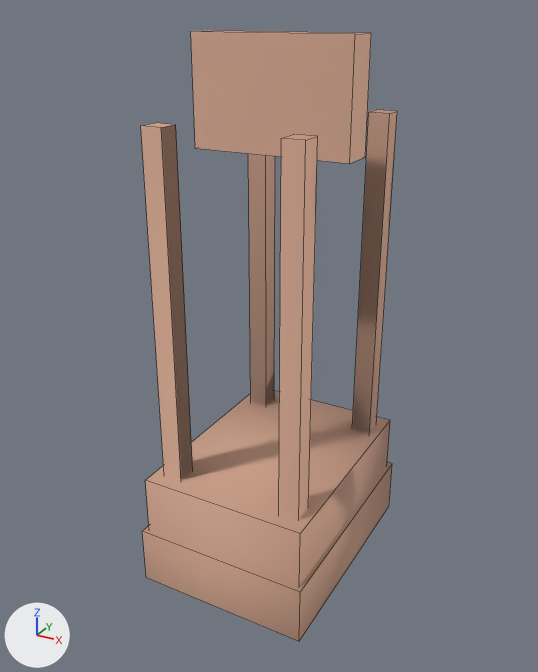
One commit to the OBJ model assets/models/sanctuary_of_vulcan.obj: the scene before it, then after it.
Both versions are drawn from a 50 mm camera at (5.61, -10.48, 9.59) aimed at (-0.07, -0.15, 4.42). The lights are fixed; the arrows at lower left show +X, +Y and +Z. The older version comes first. Mesh edges are drawn as thin lines. Where no turn or scale is listed for an object, it has been applied to the vertices.

The first picture shows 'building'.
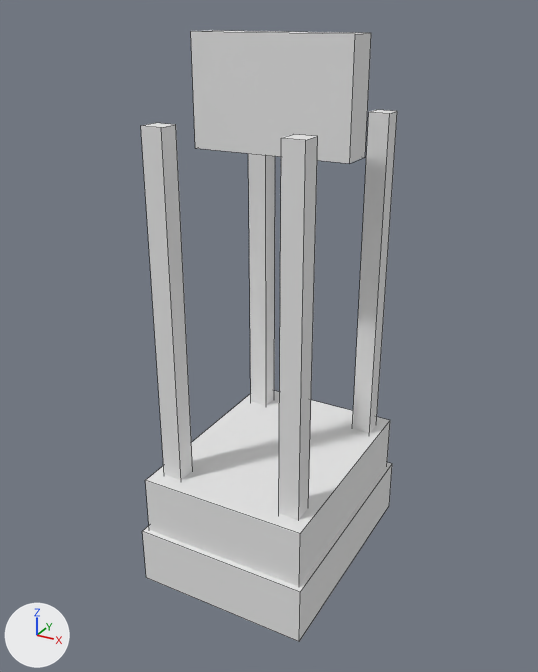
Where the change shows, as pixel boxes (x1, y1, x2, y2) in the pictures (538 x 672 px):
'building', recoloured, shading changed (beige to white)
    both: (141, 30, 397, 641)

Patch to the scene script:
```diff
--- a/assets/models/sanctuary_of_vulcan.obj.py
+++ b/assets/models/sanctuary_of_vulcan.obj.py
@@ mat_material @@
 mat_material = principled_material('material')
-mat_material.base_color = (0.6, 0.35, 0.25)  # beige #cba089
+mat_material.base_color = (0.8, 0.8, 0.8)  # white #e7e7e7
 mat_material.roughness = 0.9
@@ me_building @@
 me_building.from_pydata(...)  # 56 vertices, 42 faces; spans x -1.58..1.58, y -2.1..2.1, z 0.0..9.27
 # used by ob_building; location = (0.0, 0.0, 0.0)
+# me_building part 1: edges marked sharp go from 0 to 84
 me_building.materials.append(mat_material)
```
